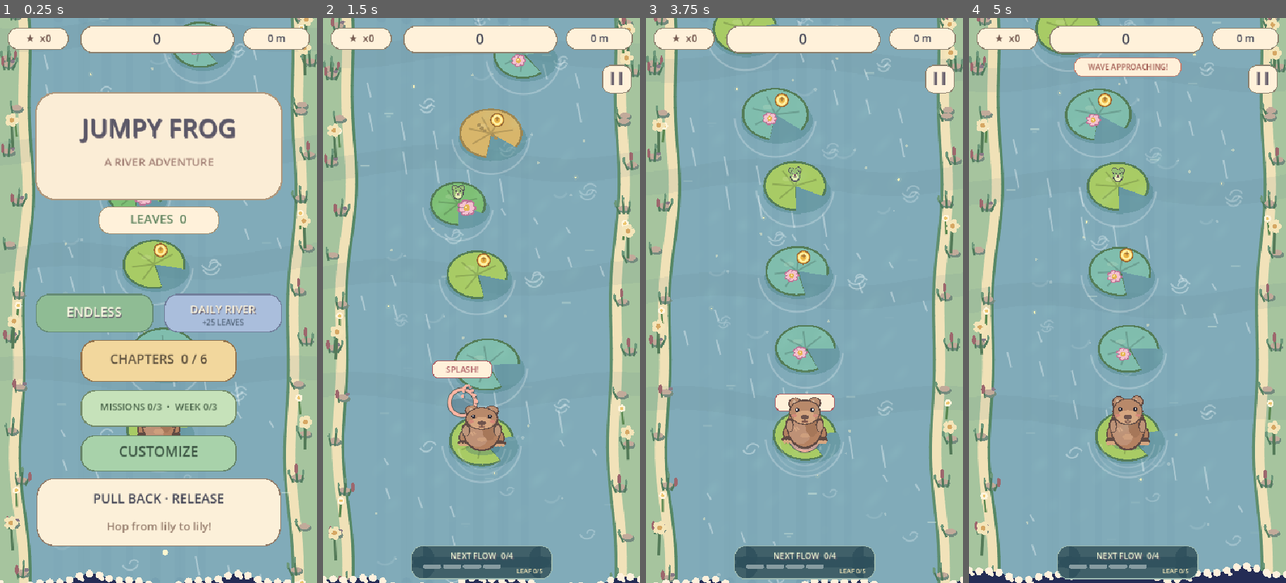
Above: before the commit, frames 1-4 (left to right).
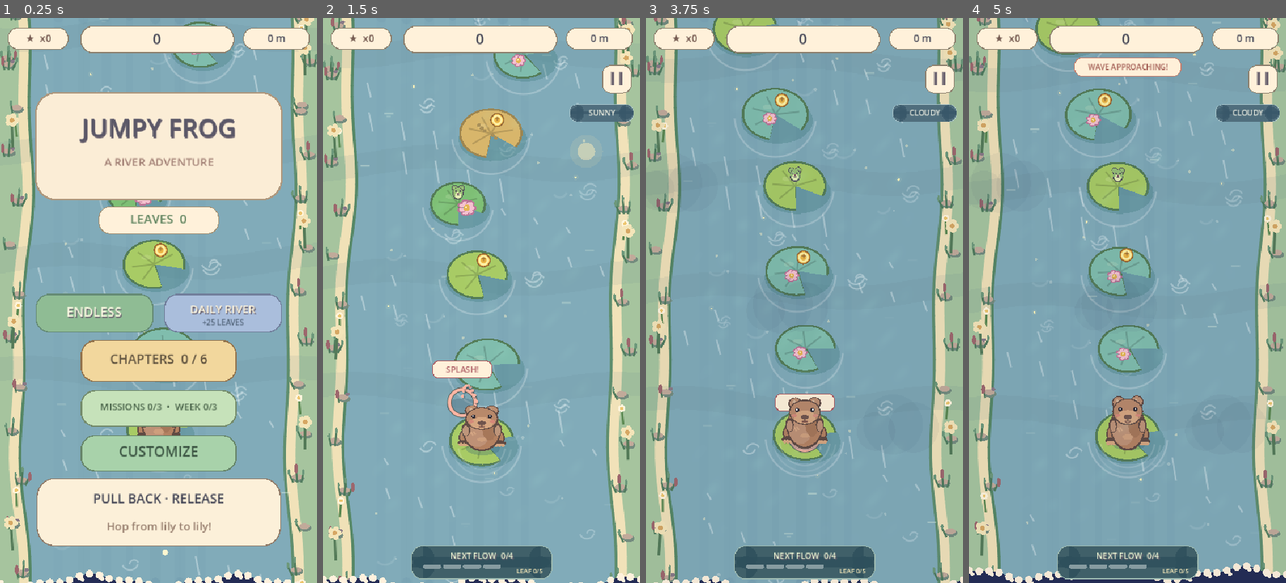
Above: after the commit, the same moments.

Repository: dbrckk/Jumpy-frog
Game: Godot game, scene res://main.tscn
Same seed, same stepped clock (60 frames per second), same inputs: the game is played once before the commit and once after it.
Inputs (mouse positions are in pixels of both pictures, inside the frame that each line leads up to):
- Up to frame 1 (0.25 s): no input
- Up to frame 2 (1.5 s): tap Enter at 0.5 s; move the mouse to (551, 272) at 0.52 s; tap R at 0.6 s; click (551, 272) at 0.67 s; tap Space at 0.77 s; drag from (418, 328) to (465, 413) at 1.27 s
- Up to frame 3 (3.75 s): move the mouse to (836, 176) at 2.02 s; tap R at 2.1, 3.6 s; click (836, 176) at 2.17 s; drag from (788, 413) to (709, 215) at 2.77 s; move the mouse to (899, 385) at 3.52 s; click (899, 385) at 3.67 s
- Up to frame 4 (5 s): tap Space at 3.77 s; drag from (1032, 215) to (1079, 159) at 4.27 s

The runs differ from the first frame. In frame 1, less than 0.1% of the frame differs, in the area x 1-100%, y 0-91%; in frame 2, 0.8%; in frame 3, 0.9%, in the area x 1-100%, y 0-95%; in frame 4, 0.9%.

Commit message:
feat(weather): dynamic day/night, clouds, rain and wind for every river
* feat(weather): add deterministic sunny cloudy rain windy and night visual fronts

* test(weather): freeze world during synthetic six-front redraw sampling

Diff:
--- a/scripts/art.gd
+++ b/scripts/art.gd
@@ -3,6 +3,7 @@
 const PAD_DANGER = preload("res://scripts/pad_danger.gd")
 const VISUAL_MOTION = preload("res://scripts/visual_motion.gd")
 const JUMP_FEEDBACK = preload("res://scripts/jump_feedback.gd")
+const WEATHER = preload("res://scripts/weather.gd")
 ## Hand-drawn, resolution-independent vector renderer. All illustrations are original.
 const W := 540.0
 const H := 960.0
@@ -56,12 +57,12 @@
 	c.draw_string(font, origin, value, HORIZONTAL_ALIGNMENT_LEFT, -1, actual_size, color)
 
 
-static func scene(c: CanvasItem, time: float, cam: float, pa …(1761 unchanged characters)… false, chapter_new_mastery_mask: int = 0) -> void:
+static func scene(c: CanvasItem, time: float, cam: float, pa …(1761 unchanged characters)… false, chapter_new_mastery_mask: int = 0, weather: Dictionary = {}) -> void:
 	var biome: int = chapters.biome_at(cam, campaign_stage)
 	# Shake is applied only to the illustrated world; HUD remains legible.
 	c.draw_set_transform(shake)
 	_river(c, time, cam, biome, graphics_quality, campaign_stage)
-	_bank_landmarks(c, biome, time, cam, graphics_quality)
+	_bank_landmarks(c, biome, time, cam, graphics_quality, float(weather.get("wind", 0.0)))
 	# Sparse animated surface glints: stable world-space placement, zero textures.
 	# Limited to 15 strokes so older Android GPUs are not overloaded.
 	for i in range(15 if graphics_quality >= 2 else (6 if graphics_quality == 1 else 0)):
@@ -146,9 +147,12 @@
 		ink.a = clampf(life * 1.45, 0.0, 1.0)
 		text(c, String(floating["text"]), p, 22, ink, true)
 	c.draw_set_transform(Vector2.ZERO)
+	_weather_atmosphere(c, weather, time, graphics_quality)
 	if flash > 0.0:
 		c.draw_rect(Rect2(0, 0, W, H), Color(1.0, 0.97, 0.85, flash * 0.34))
 	_hud(c, score, best, pets, distance, wave_m, cam, combo, mode, chapters, campaign_stage, biome, biome_banner, chapter_elapsed)
+	if mode in [1, 2, 3]:
+		_weather_label(c, weather)
 	if guardian_charge and mode in [1, 2, 3, 5]:
 		rr(c, Rect2(12, 72, 146, 30), 13, Color("#fff1ba"), Color("#a6894a"), 1.5)
 		text(c, "GUARDIAN READY", Vector2(85, 87), 14, Color("#76572c"))
@@ -707,7 +711,67 @@
 				line(c, Vector2(x, y - 20), Vector2(x - 10, y + 14), Color(0.86, 0.93, 1.0, 0.43), 2.0)
 
 
-static func _bank_landmarks(c: CanvasItem, biome: int, time: float, cam: float, quality: int) -> void:
+static func _weather_atmosphere(c: CanvasItem, state: Dictionary, time: float, quality: int) -> void:
+	if state.is_empty():
+		return
+	var night: float = float(state.get("night", 0.0))
+	var clouds: float = float(state.get("clouds", 0.0))
+	var rain: float = float(state.get("rain", 0.0))
+	var gust: float = float(state.get("wind", 0.0))
+	# Dim the entire game world, but render the HUD/aim labels afterwards.
+	# No hard-to-see blackouts, lightning flashes or simulation effects.
+	if night > 0.01 or clouds > 0.1:
+		c.draw_rect(Rect2(0, 0, W, H), Color(0.09, 0.15, 0.27, night * 0.25 + clouds * 0.055))
+	# The sun or moon reflects over the river. Night stars stay sparse.
+	var sky_at := Vector2(448, 226)
+	if night > 0.08:
+		var glow := Color(0.72, 0.86, 1.0, 0.16 * night)
+		c.draw_circle(sky_at, 31, glow)
+		c.draw_circle(sky_at, 16, Color(0.94, 0.96, 0.88, 0.82 * night))
+		c.draw_circle(sky_at + Vector2(6, -5), 15, Color(0.22, 0.32, 0.48, 0.75 * night))
+		for i in range(5 if quality == 0 else (10 if quality == 1 else 16)):
+			var star := Vector2(74.0 + float((i * 137) % 390), 172.0 + float((i * 89) % 550))
+			c.draw_circle(star, 1.0 + 0.6 * sin(time * 1.3 + float(i)),
+				Color(0.94, 0.97, 0.85, night * (0.20 + 0.12 * sin(time * 2.0 + float(i)))))
+	elif clouds < 0.68:
+		var shine := (1.0 - clouds) * (1.0 - rain)
+		c.draw_circle(sky_at, 28, Color(1.0, 0.92, 0.65, 0.12 * shine))
+		c.draw_circle(sky_at, 15, Color(1.0, 0.93, 0.73, 0.50 * shine))
+	if clouds > 0.12:
+		# Soft cloud-shadows drift without affecting touch or collision cues.
+		for i in range(1 if quality == 0 else (2 if quality == 1 else 3)):
+			var x := fposmod(86.0 + float(i) * 188.0 + time * (5.0 + gust * 15.0), 730.0) - 70.0
+			var y := 280.0 + float(i) * 205.0
+			var color := Color(0.17, 0.24, 0.34, clouds * 0.065)
+			c.draw_circle(Vector2(x, y), 51.0, color)
+			c.draw_circle(Vector2(x + 35.0, y + 5.0), 43.0, color)
+			c.draw_circle(Vector2(x - 29.0, y + 12.0), 33.0, color)
+	if gust > 0.17:
+		for i in range(WEATHER.gust_budget(quality)):
+			var x := fposmod(float(i * 147 + 29) + time * (45.0 + gust * 115.0), 680.0) - 60.0
+			var y := 195.0 + float((i * 113) % 630)
+			c.draw_line(Vector2(x, y), Vector2(x + 17.0 + gust * 20.0, y - gust * 7.0),
+				Color(0.91, 0.97, 0.93, gust * 0.13), 1.3, true)
+	if rain > 0.03:
+		# No particle nodes, RNG, allocations of textures or physics impulses.
+		for i in range(int(ceil(float(WEATHER.raindrop_budget(quality)) * rain))):
+			var x := fposmod(float((i * 131 + 37) % 607) + time * gust * 38.0, W + 40.0) - 20.0
+			var y := fposmod(float(i * 97 + 11) + time * (240.0 + float(i % 5) * 31.0), H + 70.0) - 30.0
+			c.draw_line(Vector2(x, y), Vector2(x - gust * 11.0 - 3.0, y + 15.0 + rain * 12.0),
+				Color(0.87, 0.96, 1.0, rain * 0.36), 1.4 if quality == 0 else 1.7, true)
+
+
+static func _weather_label(c: CanvasItem, state: Dictionary) -> void:
+	if state.is_empty():
+		return
+	# Dedicated corner slot to the right of chapter progress and below pause.
+	rr(c, Rect2(420, 147, 108, 28), 12, Color(0.22, 0.34, 0.41, 0.78),
+		Color(0.67, 0.78, 0.80, 0.82), 1.0)
+	text(c, String(state.get("label", "SUNNY")), Vector2(474, 161), 13,
+		Color("#f4f5e7"), false, 102.0)
+
+
+static func _bank_landmarks(c: CanvasItem, biome: int, time: float, cam: float, quality: int, gust: float = 0.0) -> void:
 	# Original hand-drawn roadside silhouettes, world-locked (do not pop
 	# when the camera pans); density scales with graphics quality.
 	# All geometry is within x=0..36 or x=504..540, outside lily landings.
@@ -718,6 +782,7 @@
 		if y < -95.0 or y > H + 70.0:
 			continue
 		var drift := VISUAL_MOTION.environmental_drift(time, i, biome)
+		drift += sin(time * 2.6 + float(i) * 0.8) * gust * 10.0
 		var root := Vector2(x, y)
 		match biome:
 			0: # Wildflower banks, stalks and pale yellow blossoms.
--- a/scripts/game.gd
+++ b/scripts/game.gd
@@ -18,6 +18,7 @@
 const PRECISION_SPRINT = preload("res://scripts/precision_sprint.gd")
 const DEVICE_DIAGNOSTICS = preload("res://scripts/device_diagnostics.gd")
 const FRAME_PACING = preload("res://scripts/frame_pacing.gd")
+const WEATHER = preload("res://scripts/weather.gd")
 const W := 540.0
 const H := 960.0
 const PX_PER_M := 8.0
@@ -39,6 +40,8 @@
 var rng := RandomNumberGenerator.new()
 # Isolated course generator: animation, particles and sfx RNG cannot alter races.
 var chapter_rng := RandomNumberGenerator.new()
+# Visual forecast seed: never touches the course layout RNG.
+var weather_seed := 0
 var pads: Array[Dictionary] = []
 var particles: Array[Dictionary] = []
 var clock: float = 0.0
@@ -277,6 +280,7 @@
 	chapter_split_banner_seconds = 0.0
 	last_biome = 0
 	biome_banner = 0.0
+	weather_seed = posmod(total_runs, WEATHER.TYPES)
 	sound.set_biome(0)
 	if sound != null:
 		sound.set_paused(false)
@@ -654,7 +658,7 @@
 		chapter_elapsed, clear_new_time_record, chapter_split_seconds, chapter_split_banner_seconds,
 		jump_pad_id if mode == MODE_FLY else -1,
 		clampf(jump_elapsed / maxf(jump_duration, 0.01), 0.0, 1.0) if mode == MODE_FLY else 0.0,
-		jump_is_perfect, clear_new_mastery_mask)
+		jump_is_perfect, clear_new_mastery_mask, WEATHER.at(player_m, weather_seed))
 
 func _player_screen() -> Vector2:
 	return Vector2(player_x, PLAYER_ANCHOR - (player_m - cam_m) * PX_PER_M)
@@ -877,6 +881,7 @@
 	# Reset RNG after the generic initialization so this day's lily route,
 	# bonuses and animal placements are reproducible on every attempt.
 	rng.seed = daily.river_seed()
+	weather_seed = int(daily.river_seed())
 	pads.resize(1)
 	last_generated_m = 0.0
 	last_pad_x = 270.0
@@ -915,6 +920,7 @@
 	# Identical pads and moving-lily starting phase on every attempt.
 	# The river's daily seed and endless RNG are intentionally untouched.
 	chapter_rng.seed = chapters.course_seed(index)
+	weather_seed = chapters.course_seed(index)
 	clock = 0.0
 	sound.set_biome(index)
 	biome_banner = 2.5
--- /dev/null
+++ b/scripts/weather.gd
@@ -0,0 +1,35 @@
+extends RefCounted
+## Reproducible weather fronts. Weather affects illustration only: collision,
+## speed, scoring, moving-lily phases and race records are never modified.
+## Chapter and Daily seeds give identical atmospheres on each replay.
+const TYPES := 6
+const FRONT_METERS := 78.0
+const CROSSFADE_METERS := 18.0
+const LABELS := ["SUNNY", "CLOUDY", "RAIN", "WINDY", "NIGHT", "NIGHT RAIN"]
+const CLOUDS := [0.04, 0.86, 0.96, 0.48, 0.09, 0.88]
+const RAIN := [0.0, 0.0, 0.82, 0.0, 0.0, 0.90]
+const WIND := [0.05, 0.17, 0.46, 1.0, 0.10, 0.71]
+const NIGHT := [0.0, 0.0, 0.0, 0.0, 1.0, 1.0]
+
+static func at(distance_m: float, seed: int) -> Dictionary:
+	var distance := maxf(0.0, distance_m)
+	var front: int = int(floor(distance / FRONT_METERS))
+	var kind: int = posmod(front + posmod(seed, TYPES), TYPES)
+	var previous: int = posmod(kind + TYPES - 1, TYPES)
+	var within: float = distance - float(front) * FRONT_METERS
+	var mix: float = 1.0 if front == 0 else smoothstep(0.0, CROSSFADE_METERS, within)
+	return {
+		"kind": kind,
+		"label": LABELS[kind],
+		"blend": mix,
+		"clouds": lerpf(float(CLOUDS[previous]), float(CLOUDS[kind]), mix) if front > 0 else float(CLOUDS[kind]),
+		"rain": lerpf(float(RAIN[previous]), float(RAIN[kind]), mix) if front > 0 else float(RAIN[kind]),
+		"wind": lerpf(float(WIND[previous]), float(WIND[kind]), mix) if front > 0 else float(WIND[kind]),
+		"night": lerpf(float(NIGHT[previous]), float(NIGHT[kind]), mix) if front > 0 else float(NIGHT[kind])
+	}
+
+static func raindrop_budget(quality: int) -> int:
+	return 9 if quality <= 0 else (22 if quality == 1 else 42)
+
+static func gust_budget(quality: int) -> int:
+	return 4 if quality <= 0 else (8 if quality == 1 else 14)
--- /dev/null
+++ b/tests/weather.gd
@@ -0,0 +1,95 @@
+extends SceneTree
+## Weather must look different yet never influence gameplay, seeds or the economy.
+const WEATHER = preload("res://scripts/weather.gd")
+var failures := 0
+
+func _initialize() -> void:
+	call_deferred("_run")
+
+func _check(ok: bool, message: String) -> void:
+	if not ok:
+		failures += 1
+		push_error("FAIL: " + message)
+
+func _run() -> void:
+	_check(WEATHER.TYPES == 6, "six distinct day/cloud/rain/wind/night presets")
+	_check(WEATHER.raindrop_budget(0) < WEATHER.raindrop_budget(1) and
+		WEATHER.raindrop_budget(1) < WEATHER.raindrop_budget(2),
+		"rain drawing budgets respect mobile rendering tiers")
+	_check(WEATHER.gust_budget(0) < WEATHER.gust_budget(2),
+		"low-end phones avoid unnecessary wind streak commands")
+	var unique := {}
+	for index in range(18):
+		var distance: float = (float(index) + 0.5) * WEATHER.FRONT_METERS
+		var current: Dictionary = WEATHER.at(distance, 0)
+		unique[current["label"]] = true
+		_check(current == WEATHER.at(distance, 0), "weather selection is repeatable")
+		for key in ["clouds", "rain", "wind", "night"]:
+			_check(float(current[key]) >= 0.0 and float(current[key]) <= 1.0,
+				"weather intensities remain bounded")
+	_check(unique.size() == 6, "long river visibly cycles all six weather conditions")
+	_check(float(WEATHER.at(4.0 * WEATHER.FRONT_METERS + 35.0, 0)["night"]) == 1.0,
+		"clear night reaches full intended intensity")
+	_check(float(WEATHER.at(2.0 * WEATHER.FRONT_METERS + 35.0, 0)["rain"]) > 0.8,
+		"rainfront produces actual animated-rain state")
+	for index in range(1, 6):
+		var border: float = float(index) * WEATHER.FRONT_METERS
+		var before: Dictionary = WEATHER.at(border - 0.001, 3)
+		var after: Dictionary = WEATHER.at(border + 0.001, 3)
+		for key in ["clouds", "rain", "wind", "night"]:
+			_check(absf(float(before[key]) - float(after[key])) < 0.002,
+				"weather fronts crossfade without sudden change")
+	_check(WEATHER.at(0.0, 2) == WEATHER.at(-123.0, 2), "negative position safely clamps")
+	_check(WEATHER.at(110.0, 2) != WEATHER.at(110.0, 3),
+		"changing a run seed changes the forecast without changing river geometry")
+
+	var game: Node2D = load("res://main.tscn").instantiate()
+	root.add_child(game)
+	await process_frame
+	game.chapters.unlocked_count = 6
+	game._start_chapter(4)
+	var chapter_seed: int = game.weather_seed
+	var course: Array = []
+	for pad in game.pads:
+		course.append([pad["id"], pad["x"], pad["m"]])
+	var original_score: int = game.score
+	var original_leaves: int = game.leaves
+	# The SceneTree keeps calling _process() on alive gameplay between frames.
+	# Pause the world while rendering weather at synthetic distant coordinates:
+	# otherwise lily streaming/pruning is expected, not a weather regression.
+	game._pause_game()
+	for type_index in range(6):
+		game.weather_seed = type_index
+		game.graphics_quality = type_index % 3
+		game.cam_m = float(type_index) * WEATHER.FRONT_METERS
+		game.player_m = game.cam_m
+		game.queue_redraw()
+		await process_frame
+		_check(game.score == original_score and game.leaves == original_leaves,
+			"weather-only redraws do not modify score or leaves")
+		_check(game.pads.size() == course.size(),
+			"weather cannot generate or remove physical lily pads")
+	game._start_chapter(4)
+	_check(game.weather_seed == chapter_seed, "same chapter always restores its own forecast")
+	var repeated: Array = []
+	for pad in game.pads:
+		repeated.append([pad["id"], pad["x"], pad["m"]])
+	_check(repeated == course, "chapter lily route unchanged across weather redraws")
+	game._pause_game()
+	var snapshot: Dictionary = WEATHER.at(game.player_m, game.weather_seed)
+	game._process(3.0)
+	_check(WEATHER.at(game.player_m, game.weather_seed) == snapshot,
+		"pause and background stalls preserve exact weather state")
+	game._resume_game()
+	game._start_daily_river()
+	var daily_seed: int = game.weather_seed
+	game._start_daily_river()
+	_check(game.weather_seed == daily_seed,
+		"today's Daily River forecast is stable across retry")
+	game.queue_free()
+	await process_frame
+	if failures == 0:
+		print("PASS: six day/night/rain/wind fronts, smooth fades, all graphics tiers, stable chapters and daily forecast")
+	else:
+		printerr("FAIL: weather assertions %d" % failures)
+	quit(0 if failures == 0 else 1)
Not shown, changed: .github/workflows/ci.yml
Not shown, changed: .github/workflows/monetization-qa.yml
